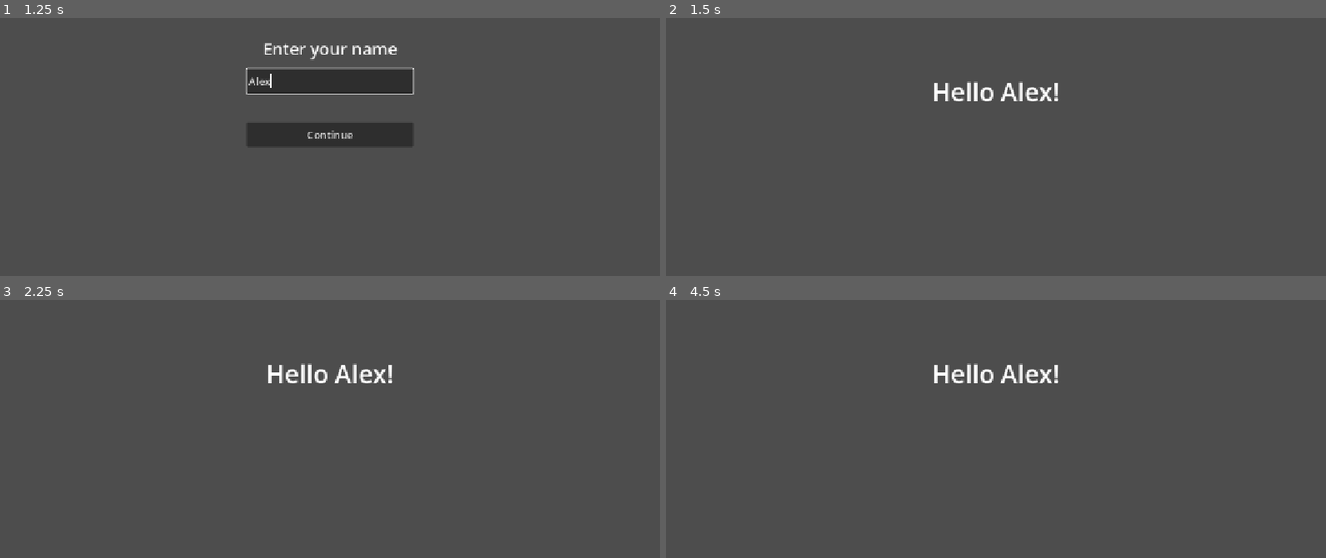
Above: before the commit, frames 1-4 (two rows, left to right).
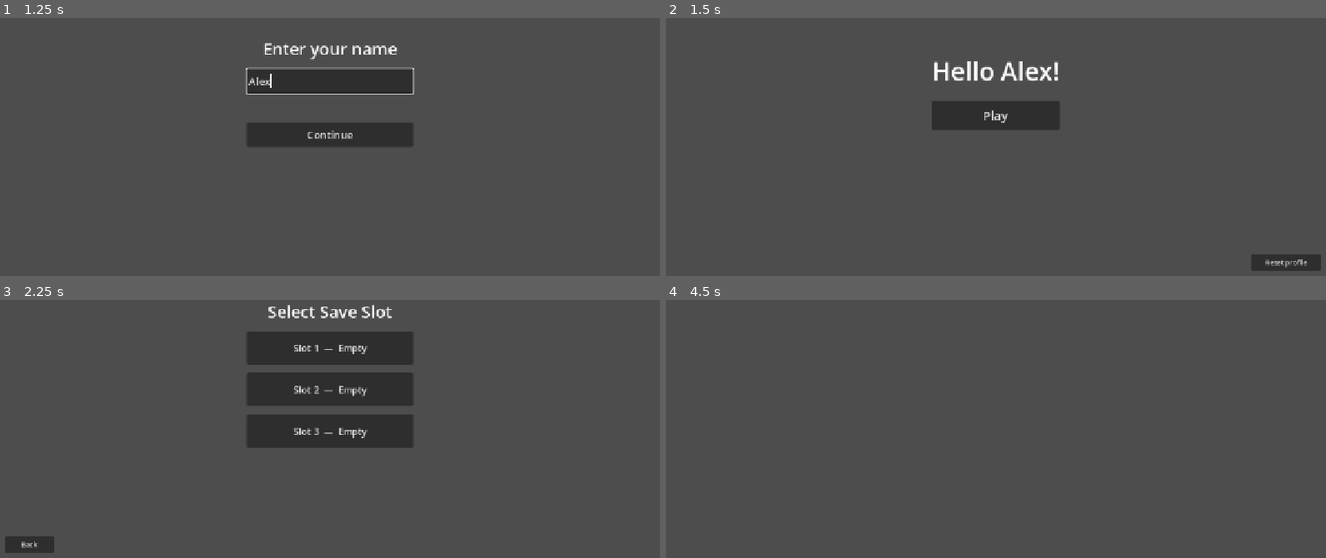
Above: after the commit, the same moments.

Repository: EnrraKPO/card-game
Game: Godot game, scene res://scenes/entry_screen.tscn
Same seed, same stepped clock (60 frames per second), same inputs: the game is played once before the commit and once after it.
Inputs (mouse positions are in pixels of both pictures, inside the frame that each line leads up to):
- Up to frame 1 (1.25 s): click (330, 79) at 0.52 s; type "Alex" at 0.6 s
- Up to frame 2 (1.5 s): click "Continue" at 1.25 s
- Up to frame 3 (2.25 s): click (330, 398) at 2 s, where only the run after the commit has a clickable "Play"
- Up to frame 4 (4.5 s): click (692, 545) at 2.75 s, where only the run after the commit has a clickable "Back"; click (996, 398) at 3.5 s, where only the run after the commit has a clickable "Play"; click (996, 349) at 4.25 s, where only the run after the commit has a clickable "Slot 1 — Empty"

Frame 1 is identical in both runs. In frame 2, 4.0% of the frame differs, in the area x 40-100%, y 16-99%; in frame 3, 10%, in the area x 0-63%, y 1-99%; in frame 4, 0.7%.
Error after the commit: Invalid access to property or key 'floor' on a base object of type 'RefCounted (RunData)'. (res://scripts/map.gd:16)

Commit message:
Added initial screens

Diff:
--- /dev/null
+++ b/scenes/game_slots.tscn
@@ -0,0 +1,10 @@
+[gd_scene format=3 uid="uid://bslots1"]
+
+[ext_resource type="Script" path="res://scripts/game_slots.gd" id="1_slots"]
+
+[node name="GameSlots" type="Control"]
+layout_mode = 3
+anchors_preset = 15
+anchor_right = 1.0
+anchor_bottom = 1.0
+script = ExtResource("1_slots")
--- /dev/null
+++ b/scenes/map.tscn
@@ -0,0 +1,10 @@
+[gd_scene format=3 uid="uid://bmap01"]
+
+[ext_resource type="Script" path="res://scripts/map.gd" id="1_map"]
+
+[node name="Map" type="Control"]
+layout_mode = 3
+anchors_preset = 15
+anchor_right = 1.0
+anchor_bottom = 1.0
+script = ExtResource("1_map")
--- a/scripts/game_data.gd
+++ b/scripts/game_data.gd
@@ -1,24 +1,73 @@
 extends Node
 
 const SAVE_PATH = "user://save_data.cfg"
+const SLOT_COUNT = 3
 
 var username: String = "":
 	set(value):
 		username = value
-		_save()
+		_save_player()
+
+var current_slot: int = -1
+var current_run: RunData = null
 
 
 func _ready() -> void:
-	_load()
+	_load_player()
 
 
-func _save() -> void:
+func new_run(slot: int) -> void:
+	current_slot = slot
+	current_run = RunData.create_new()
+	save_run()
+
+
+func load_run(slot: int) -> void:
+	current_slot = slot
+	current_run = RunData.from_dict(get_slot_data(slot))
+
+
+func save_run() -> void:
+	if current_slot < 0 or current_run == null:
+		return
+	_write_slot(current_slot, current_run.to_dict())
+
+
+func delete_slot(slot: int) -> void:
 	var config := ConfigFile.new()
+	config.load(SAVE_PATH)
+	config.erase_section("slot_%d" % slot)
+	config.save(SAVE_PATH)
+
+
+func get_slot_data(slot: int) -> Dictionary:
+	var config := ConfigFile.new()
+	if config.load(SAVE_PATH) != OK:
+		return {}
+	if not config.has_section("slot_%d" % slot):
+		return {}
+	var data := {}
+	for key in config.get_section_keys("slot_%d" % slot):
+		data[key] = config.get_value("slot_%d" % slot, key)
+	return data
+
+
+func _write_slot(slot: int, data: Dictionary) -> void:
+	var config := ConfigFile.new()
+	config.load(SAVE_PATH)
+	for key in data:
+		config.set_value("slot_%d" % slot, key, data[key])
+	config.save(SAVE_PATH)
+
+
+func _save_player() -> void:
+	var config := ConfigFile.new()
+	config.load(SAVE_PATH)
 	config.set_value("player", "username", username)
 	config.save(SAVE_PATH)
 
 
-func _load() -> void:
+func _load_player() -> void:
 	var config := ConfigFile.new()
 	if config.load(SAVE_PATH) == OK:
 		username = config.get_value("player", "username", "")
--- /dev/null
+++ b/scripts/game_slots.gd
@@ -0,0 +1,53 @@
+extends Control
+
+
+func _ready() -> void:
+	var center := CenterContainer.new()
+	center.set_anchors_and_offsets_preset(Control.PRESET_FULL_RECT)
+	add_child(center)
+
+	var vbox := VBoxContainer.new()
+	vbox.add_theme_constant_override("separation", 16)
+	center.add_child(vbox)
+
+	var title := Label.new()
+	title.text = "Select Save Slot"
+	title.add_theme_font_size_override("font_size", 32)
+	title.horizontal_alignment = HORIZONTAL_ALIGNMENT_CENTER
+	vbox.add_child(title)
+
+	for i in GameData.SLOT_COUNT:
+		var slot_data := GameData.get_slot_data(i)
+		var btn := Button.new()
+		btn.custom_minimum_size = Vector2(320, 64)
+		btn.add_theme_font_size_override("font_size", 18)
+		btn.text = "Slot %d  —  %s" % [i + 1, "Empty" if slot_data.is_empty() else "Continue"]
+		var idx := i
+		btn.pressed.connect(func(): _on_slot_selected(idx))
+		vbox.add_child(btn)
+
+	var back_btn := Button.new()
+	back_btn.text = "Back"
+	back_btn.add_theme_font_size_override("font_size", 13)
+	back_btn.anchor_left = 0.0
+	back_btn.anchor_top = 1.0
+	back_btn.anchor_right = 0.0
+	back_btn.anchor_bottom = 1.0
+	back_btn.offset_left = 16
+	back_btn.offset_top = -48
+	back_btn.offset_right = 110
+	back_btn.offset_bottom = -16
+	back_btn.pressed.connect(_on_back_pressed)
+	add_child(back_btn)
+
+
+func _on_slot_selected(slot: int) -> void:
+	if GameData.get_slot_data(slot).is_empty():
+		GameData.new_run(slot)
+	else:
+		GameData.load_run(slot)
+	get_tree().change_scene_to_file("res://scenes/map.tscn")
+
+
+func _on_back_pressed() -> void:
+	get_tree().change_scene_to_file("res://scenes/hello_screen.tscn")
--- a/scripts/hello_screen.gd
+++ b/scripts/hello_screen.gd
@@ -1,4 +1,6 @@
 extends Control
+
+var confirm_dialog: ConfirmationDialog
 
 
 func _ready() -> void:
@@ -6,7 +8,52 @@
 	center.set_anchors_and_offsets_preset(Control.PRESET_FULL_RECT)
 	add_child(center)
 
-	var label := Label.new()
-	label.add_theme_font_size_override("font_size", 48)
-	label.text = "Hello %s!" % GameData.username
-	center.add_child(label)
+	var vbox := VBoxContainer.new()
+	vbox.add_theme_constant_override("separation", 24)
+	center.add_child(vbox)
+
+	var hello_label := Label.new()
+	hello_label.text = "Hello %s!" % GameData.username
+	hello_label.add_theme_font_size_override("font_size", 48)
+	hello_label.horizontal_alignment = HORIZONTAL_ALIGNMENT_CENTER
+	vbox.add_child(hello_label)
+
+	var play_btn := Button.new()
+	play_btn.text = "Play"
+	play_btn.custom_minimum_size = Vector2(200, 56)
+	play_btn.add_theme_font_size_override("font_size", 24)
+	play_btn.pressed.connect(_on_play_pressed)
+	vbox.add_child(play_btn)
+
+	var reset_btn := Button.new()
+	reset_btn.text = "Reset profile"
+	reset_btn.add_theme_font_size_override("font_size", 13)
+	reset_btn.anchor_left = 1.0
+	reset_btn.anchor_top = 1.0
+	reset_btn.anchor_right = 1.0
+	reset_btn.anchor_bottom = 1.0
+	reset_btn.offset_left = -150
+	reset_btn.offset_top = -48
+	reset_btn.offset_right = -16
+	reset_btn.offset_bottom = -16
+	reset_btn.pressed.connect(_on_reset_pressed)
+	add_child(reset_btn)
+
+	confirm_dialog = ConfirmationDialog.new()
+	confirm_dialog.title = "Reset profile"
+	confirm_dialog.dialog_text = "This will erase your saved name and return you to the start. Are you sure?"
+	confirm_dialog.confirmed.connect(_on_reset_confirmed)
+	add_child(confirm_dialog)
+
+
+func _on_play_pressed() -> void:
+	get_tree().change_scene_to_file("res://scenes/game_slots.tscn")
+
+
+func _on_reset_pressed() -> void:
+	confirm_dialog.popup_centered()
+
+
+func _on_reset_confirmed() -> void:
+	GameData.username = ""
+	get_tree().change_scene_to_file("res://scenes/entry_screen.tscn")
--- /dev/null
+++ b/scripts/map.gd
@@ -0,0 +1,51 @@
+extends Control
+
+
+func _ready() -> void:
+	var run := GameData.current_run
+
+	var center := CenterContainer.new()
+	center.set_anchors_and_offsets_preset(Control.PRESET_FULL_RECT)
+	add_child(center)
+
+	var vbox := VBoxContainer.new()
+	vbox.add_theme_constant_override("separation", 12)
+	center.add_child(vbox)
+
+	var title := Label.new()
+	title.text = "Act %d  —  Floor %d" % [run.act, run.floor]
+	title.add_theme_font_size_override("font_size", 28)
+	title.horizontal_alignment = HORIZONTAL_ALIGNMENT_CENTER
+	vbox.add_child(title)
+
+	var stats := Label.new()
+	stats.text = "HP: %d / %d     Gold: %d" % [run.health, run.max_health, run.gold]
+	stats.add_theme_font_size_override("font_size", 18)
+	stats.horizontal_alignment = HORIZONTAL_ALIGNMENT_CENTER
+	vbox.add_child(stats)
+
+	var placeholder := Label.new()
+	placeholder.text = "[Map coming soon]"
+	placeholder.add_theme_font_size_override("font_size", 16)
+	placeholder.horizontal_alignment = HORIZONTAL_ALIGNMENT_CENTER
+	placeholder.modulate = Color(1, 1, 1, 0.4)
+	vbox.add_child(placeholder)
+
+	var quit_btn := Button.new()
+	quit_btn.text = "Save & Quit"
+	quit_btn.add_theme_font_size_override("font_size", 13)
+	quit_btn.anchor_left = 0.0
+	quit_btn.anchor_top = 1.0
+	quit_btn.anchor_right = 0.0
+	quit_btn.anchor_bottom = 1.0
+	quit_btn.offset_left = 16
+	quit_btn.offset_top = -48
+	quit_btn.offset_right = 130
+	quit_btn.offset_bottom = -16
+	quit_btn.pressed.connect(_on_quit_pressed)
+	add_child(quit_btn)
+
+
+func _on_quit_pressed() -> void:
+	GameData.save_run()
+	get_tree().change_scene_to_file("res://scenes/hello_screen.tscn")
--- /dev/null
+++ b/scripts/map_data.gd
@@ -0,0 +1,112 @@
+class_name MapData
+extends RefCounted
+
+const FLOORS := 10
+const NODES_PER_FLOOR := 3
+
+
+var floors: Array = []
+
+
+static func generate(seed_val: int) -> MapData:
+	var rng := RandomNumberGenerator.new()
+	rng.seed = seed_val
+
+	var map := MapData.new()
+
+	for f in FLOORS:
+		var floor_nodes := []
+		var count := 1 if f == FLOORS - 1 else NODES_PER_FLOOR
+		for c in count:
+			var node := MapNodeData.new()
+			node.id = f * NODES_PER_FLOOR + c
+			node.floor = f
+			node.column = c
+			node.type = _pick_type(f, rng)
+			floor_nodes.append(node)
+		map.floors.append(floor_nodes)
+
+	_generate_connections(map, rng)
+	return map
+
+
+static func _pick_type(floor: int, rng: RandomNumberGenerator) -> MapNodeData.Type:
+	if floor == FLOORS - 1:
+		return MapNodeData.Type.BOSS
+	if floor == FLOORS - 2:
+		return MapNodeData.Type.ELITE
+	if floor == 0:
+		return MapNodeData.Type.COMBAT
+
+	var roll := rng.randf()
+	if roll < 0.45:
+		return MapNodeData.Type.COMBAT
+	elif roll < 0.67:
+		return MapNodeData.Type.REST
+	elif roll < 0.84:
+		return MapNodeData.Type.EVENT
+	else:
+		return MapNodeData.Type.SHOP
+
+
+static func _generate_connections(map: MapData, rng: RandomNumberGenerator) -> void:
+	for f in FLOORS - 1:
+		var cur_floor: Array = map.floors[f]
+		var next_floor: Array = map.floors[f + 1]
+		var next_count := next_floor.size()
+
+		if next_count == 1:
+			for node in cur_floor:
+				node.connections.append(next_floor[0].id)
+			continue
+
+		for node in cur_floor:
+			var c: int = node.column
+			var primary := clamp(c + rng.randi_range(-1, 1), 0, next_count - 1)
+			node.connections.append(next_floor[primary].id)
+
+			if rng.randf() < 0.30:
+				var dir := 1 if primary == 0 else -1
+				var secondary := primary + dir
+				if secondary >= 0 and secondary < next_count:
+					var sid: int = next_floor[secondary].id
+					if sid not in node.connections:
+						node.connections.append(sid)
+
+			node.connections.sort()
+
+		# Guarantee every next-floor node is reachable
+		for nc in next_count:
+			var next_node: MapNodeData = next_floor[nc]
+			var reachable := false
+			for node in cur_floor:
+				if next_node.id in node.connections:
+					reachable = true
+					break
+			if not reachable:
+				var src: MapNodeData = cur_floor[clamp(nc, 0, cur_floor.size() - 1)]
+				if next_node.id not in src.connections:
+					src.connections.append(next_node.id)
+					src.connections.sort()
+
+
+func get_node_by_id(id: int) -> MapNodeData:
+	for floor_nodes in floors:
+		for node: MapNodeData in floor_nodes:
+			if node.id == id:
+				return node
+	return null
+
+
+func get_reachable_nodes(current_id: int) -> Array:
+	if current_id == -1:
+		return floors[0].duplicate()
+	var current := get_node_by_id(current_id)
+	if current == null:
+		return []
+	var result := []
+	for next_id in current.connections:
+		var n := get_node_by_id(next_id)
+		if n != null:
+			result.append(n)
+	return result
--- /dev/null
+++ b/scripts/map_node_data.gd
@@ -0,0 +1,33 @@
+class_name MapNodeData
+extends RefCounted
+
+enum Type { COMBAT, ELITE, EVENT, SHOP, REST, BOSS }
+
+var id: int
+var floor: int
+var column: int
+var type: Type
+var connections: Array = []
+var visited: bool = false
+
+
+static func get_label(t: Type) -> String:
+	match t:
+		Type.COMBAT: return "Fight"
+		Type.ELITE:  return "Elite"
+		Type.EVENT:  return "?"
+		Type.SHOP:   return "Shop"
+		Type.REST:   return "Rest"
+		Type.BOSS:   return "Boss"
+	return "?"
+
+
+static func get_color(t: Type) -> Color:
+	match t:
+		Type.COMBAT: return Color(0.75, 0.25, 0.25)
+		Type.ELITE:  return Color(0.55, 0.15, 0.75)
+		Type.EVENT:  return Color(0.75, 0.65, 0.15)
+		Type.SHOP:   return Color(0.20, 0.65, 0.30)
+		Type.REST:   return Color(0.15, 0.55, 0.65)
+		Type.BOSS:   return Color(0.85, 0.35, 0.10)
+	return Color.WHITE
--- /dev/null
+++ b/scripts/run_data.gd
@@ -0,0 +1,53 @@
+class_name RunData
+extends RefCounted
+
+const STARTING_HEALTH := 75
+const STARTING_GOLD := 100
+
+var health: int
+var max_health: int
+var gold: int
+var deck: Array
+var act: int
+var map_seed: int
+var current_node_id: int
+var visited_nodes: Array
+
+
+static func create_new() -> RunData:
+	var run := RunData.new()
+	run.health = STARTING_HEALTH
+	run.max_health = STARTING_HEALTH
+	run.gold = STARTING_GOLD
+	run.deck = []
+	run.act = 1
+	run.map_seed = randi()
+	run.current_node_id = -1
+	run.visited_nodes = []
+	return run
+
+
+static func from_dict(data: Dictionary) -> RunData:
+	var run := RunData.new()
+	run.health = data.get("health", STARTING_HEALTH)
+	run.max_health = data.get("max_health", STARTING_HEALTH)
+	run.gold = data.get("gold", STARTING_GOLD)
+	run.deck = data.get("deck", [])
+	run.act = data.get("act", 1)
+	run.map_seed = data.get("map_seed", 0)
+	run.current_node_id = data.get("current_node_id", -1)
+	run.visited_nodes = data.get("visited_nodes", [])
+	return run
+
+
+func to_dict() -> Dictionary:
+	return {
+		"health": health,
+		"max_health": max_health,
+		"gold": gold,
+		"deck": deck,
+		"act": act,
+		"map_seed": map_seed,
+		"current_node_id": current_node_id,
+		"visited_nodes": visited_nodes,
+	}
Not shown, added: scripts/game_slots.gd.uid
Not shown, added: scripts/map.gd.uid
Not shown, added: scripts/map_node_data.gd.uid
Not shown, added: scripts/run_data.gd.uid
